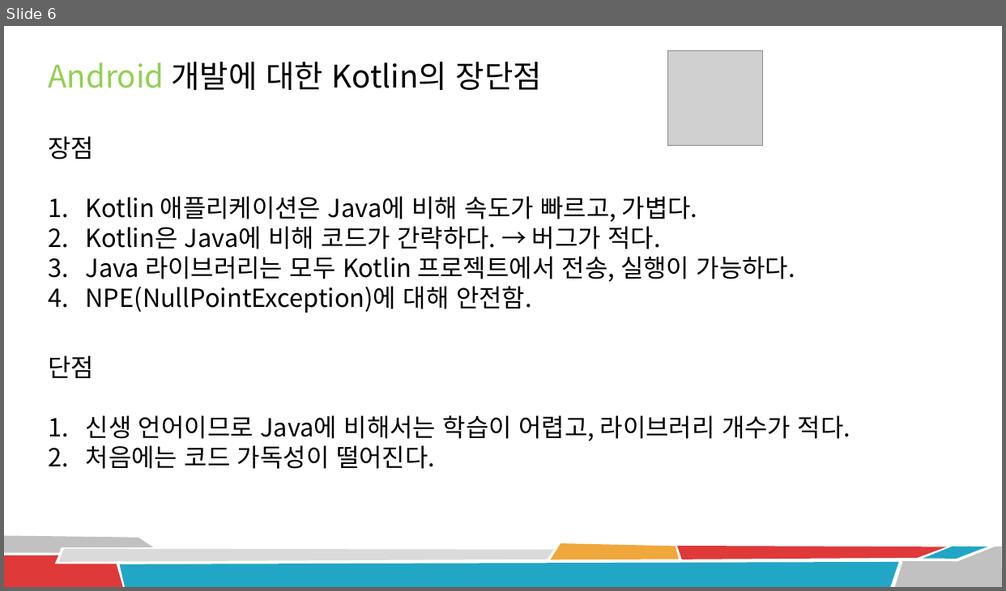
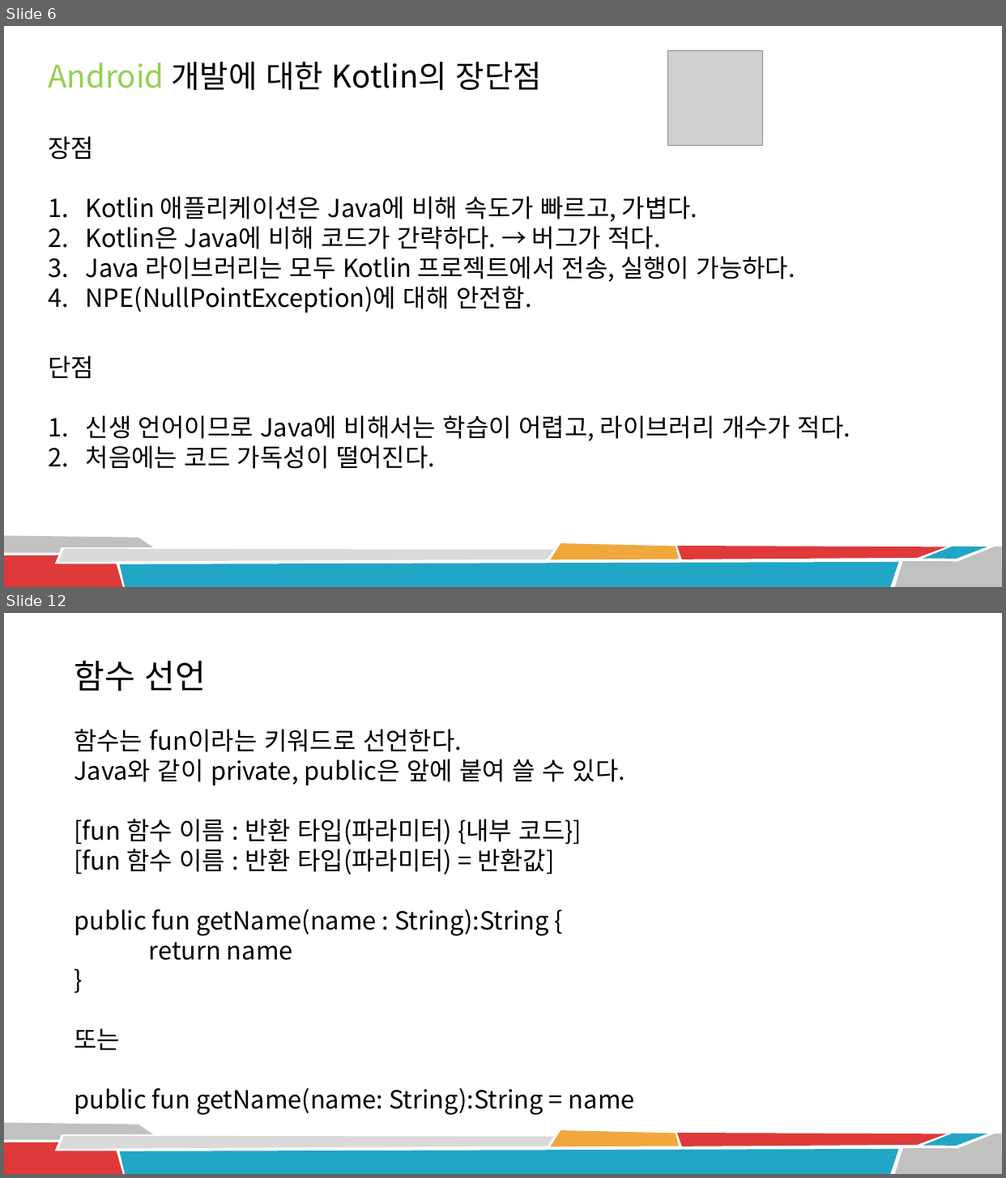
Before and after one commit to DGSW-Android-Study/DGSW-Android-6th, a slide deck: 2022-05-15/김도현/안드 스터디 - 코틀린.pptx. Shown one above the other, each under a label of ours: slide 6 before the commit, slides 6 and 12 after it; the slides between them are not shown. The pictures are 1006x591 and 1006x1178 pixels, drawn with LibreOffice and Linux fonts; fonts in the diff are those of the drawing; grey boxes stand for pictures. Boxes give left, top, right and bottom in pixels: in the first picture for what was removed or moved away, otherwise in the second. Text is boxed around its words. In the diff, an @@ line names an element or a change of style, - is before the commit and + after.

```diff
--- a/2022-05-15/김도현/안드 스터디 - 코틀린.pptx
+++ b/2022-05-15/김도현/안드 스터디 - 코틀린.pptx
@@ slide 12 added at bbox=[4, 613, 1002, 1174], background #FFFFFF; not listed: 8 template elements that a slide beside it also shows @@
@@ text added at bbox=[74, 660, 635, 1115], 24 pt, text #000000 @@
+함수 선언
+함수는 fun이라는 키워드로 선언한다.
+Java와 같이 private, public은 앞에 붙여 쓸 수 있다.
+[fun 함수 이름 : 반환 타입(파라미터) {내부 코드}]
+[fun 함수 이름 : 반환 타입(파라미터) = 반환값]
+public fun getName(name : String):String {
+return name
+}
+또는
+public fun getName(name: String):String = name
```
Also in this commit, not shown: 6 slides changed, 1 other slide added.
